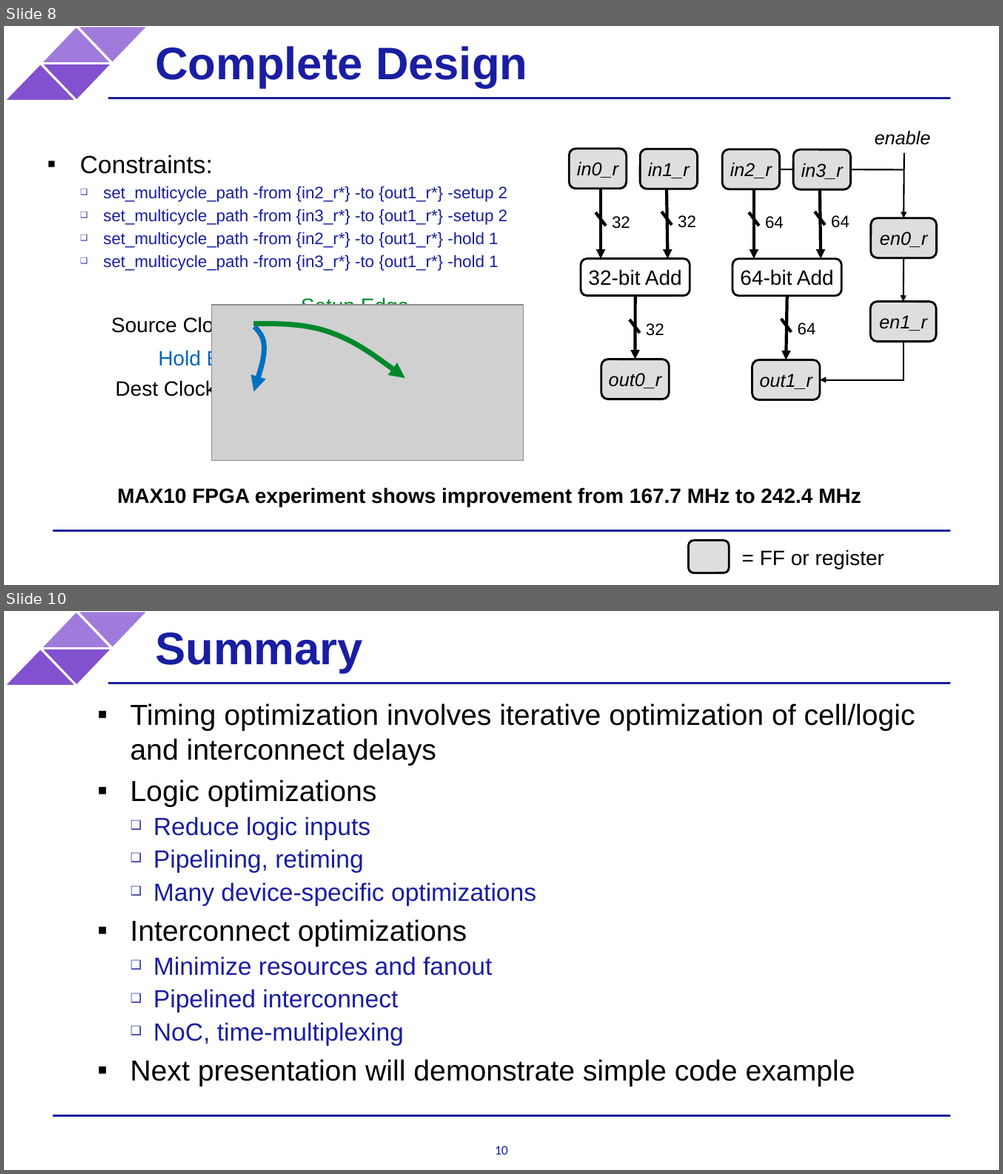
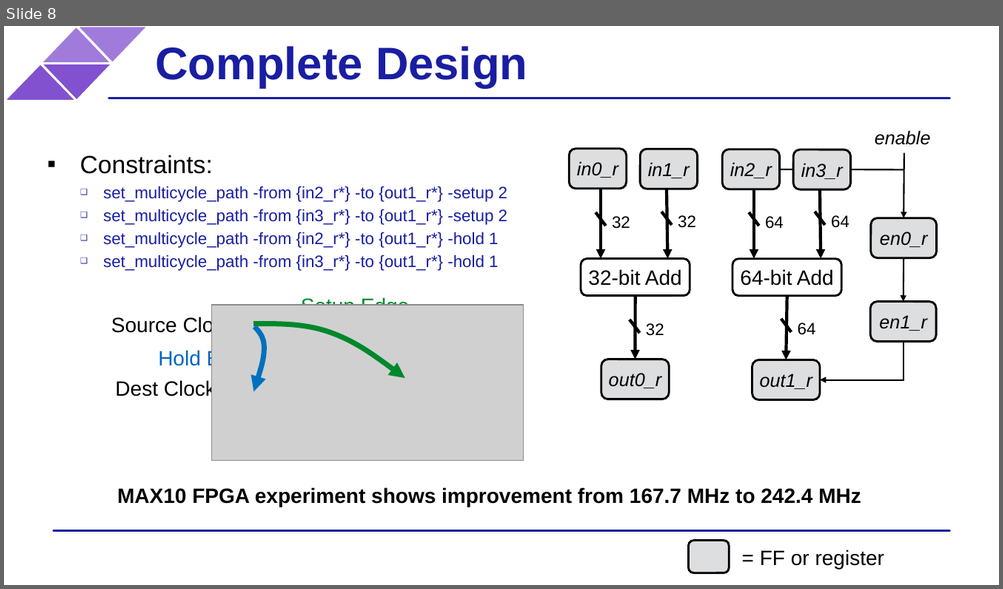
Before and after one commit to ARC-Lab-UF/intel-training-modules, a slide deck: timing/examples/multicycle_path/multicycle_paths.pptx. Shown one above the other, each under a label of ours: slides 8 and 10 before the commit, slide 8 after it; the slides between them are not shown. The pictures are 1003x1174 and 1003x589 pixels, drawn with LibreOffice and Linux fonts; fonts in the diff are those of the drawing; grey boxes stand for pictures; background and template pictures are left out. Boxes give left, top, right and bottom in pixels: in the first picture for what was removed or moved away, otherwise in the second. Text is boxed around its words. In the diff, an @@ line names an element or a change of style, - is before the commit and + after.

```diff
--- a/timing/examples/multicycle_path/multicycle_paths.pptx
+++ b/timing/examples/multicycle_path/multicycle_paths.pptx
@@ slide 10 removed at (x1=4, y1=611, x2=999, y2=1170), background #FFFFFF; not listed: 6 template elements that a slide beside it also shows @@
@@ title removed at (x1=155, y1=632, x2=363, y2=673) @@
-Summary
@@ text removed at (x1=130, y1=703, x2=915, y2=1087) @@
-▪ Timing optimization involves iterative optimization of cell/logic and interconnect delays
-▪ Logic optimizations
-  ❑ Reduce logic inputs
-  ❑ Pipelining, retiming
-  ❑ Many device-specific optimizations
-▪ Interconnect optimizations
-  ❑ Minimize resources and fanout
-  ❑ Pipelined interconnect
-  ❑ NoC, time-multiplexing
-▪ Next presentation will demonstrate simple code example
@@ page number removed at (x1=495, y1=1146, x2=508, y2=1155) @@
-10
```
Also in this commit, not shown: 6 other slides removed.
